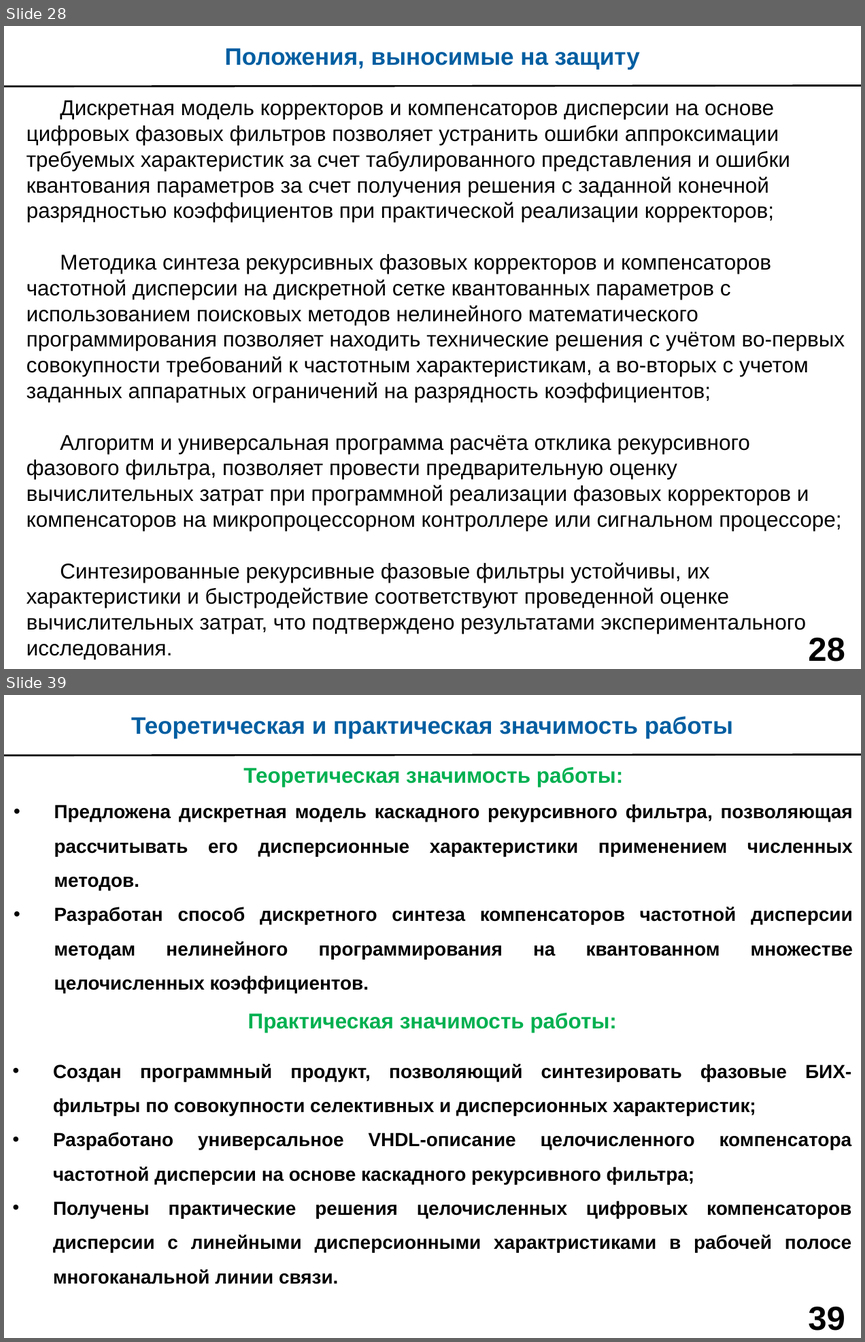
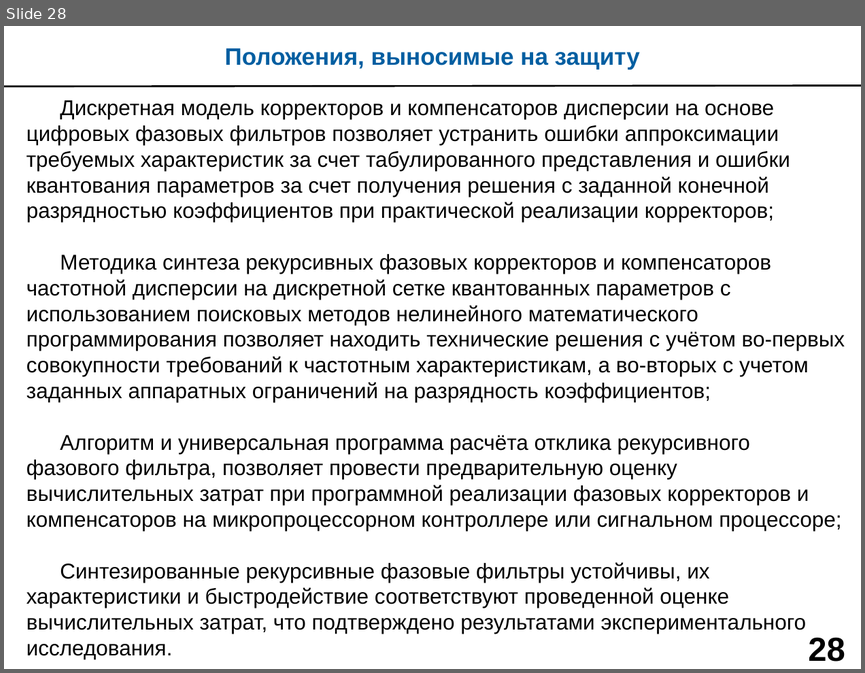
Before and after one commit to kit8nino/disser_ktn, a slide deck: Морозов_дисс_н_презентация.pptx. Shown one above the other, each under a label of ours: slides 28 and 39 before the commit, slide 28 after it; the slides between them are not shown. The pictures are 865x1342 and 865x673 pixels, drawn with LibreOffice and Linux fonts; fonts in the diff are those of the drawing. Boxes give left, top, right and bottom in pixels: in the first picture for what was removed or moved away, otherwise in the second. Text is boxed around its words. In the diff, an @@ line names an element or a change of style, - is before the commit and + after.

```diff
--- a/Морозов_дисс_н_презентация.pptx
+++ b/Морозов_дисс_н_презентация.pptx
@@ slide 39 removed at (4,695,861,1338), background #FFFFFF @@
@@ text removed at (131,716,733,739) @@
-Теоретическая и практическая значимость работы
@@ line removed from (4, 755) to (861, 754) @@
@@ text removed at (243,767,623,787) @@
-Теоретическая значимость работы:
@@ text removed at (54,804,853,993) @@
-• Предложена дискретная модель каскадного рекурсивного фильтра, позволяющая рассчитывать его дисперсионные характеристики применением численных методов.
-• Разработан способ дискретного синтеза компенсаторов частотной дисперсии методам нелинейного программирования на квантованном множестве целочисленных коэффициентов.
@@ text removed at (248,1013,617,1032) @@
-Практическая значимость работы:
@@ text removed at (53,1064,851,1284) @@
-• Создан программный продукт, позволяющий синтезировать фазовые БИХ-фильтры по совокупности селективных и дисперсионных характеристик;
-• Разработано универсальное VHDL-описание целочисленного компенсатора частотной дисперсии на основе каскадного рекурсивного фильтра;
-• Получены практические решения целочисленных цифровых компенсаторов дисперсии с линейными дисперсионными характристиками в рабочей полосе многоканальной линии связи.
@@ page number removed at (808,1306,844,1330) @@
-39
```
Also in this commit, not shown: 1 slide changed, 12 other slides removed.
